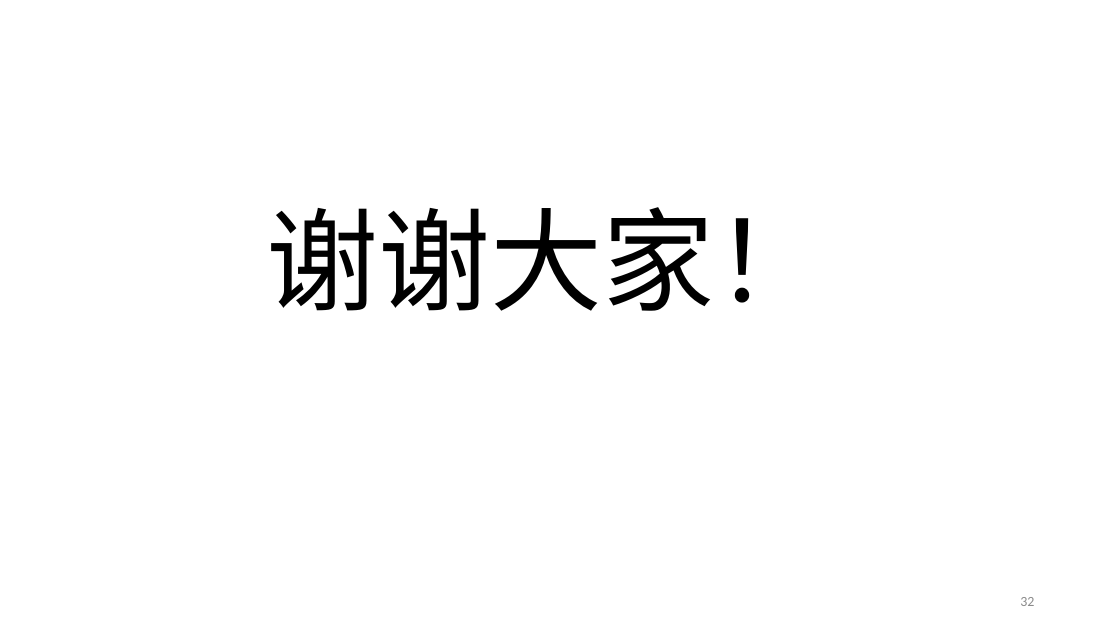
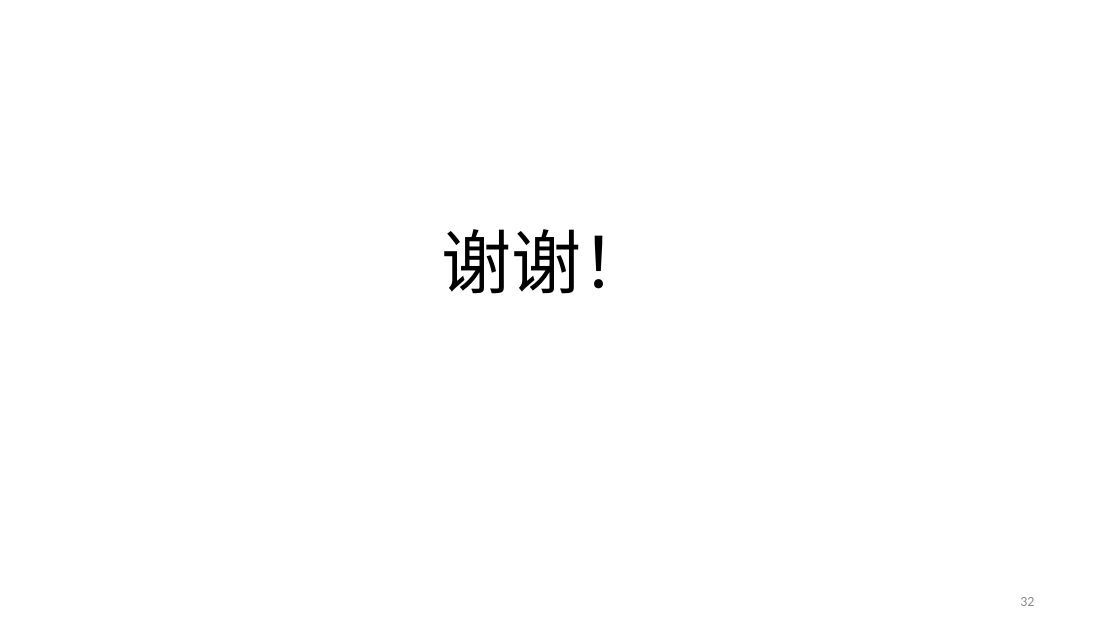
Before and after one commit to ReganHe/SharpUnitTest, a slide deck: slide 32 of MyUnitTest/Document/单元测试.pptx. Drawn at 1120x630 pixels with LibreOffice and Linux fonts; fonts in the diff are those of the drawing. Boxes give left, top, right and bottom in pixels: in the first picture for what was removed or moved away, otherwise in the second. Text is boxed around its words. In the diff, an @@ line names an element or a change of style, - is before the commit and + after.

```diff
--- a/MyUnitTest/Document/单元测试.pptx
+++ b/MyUnitTest/Document/单元测试.pptx
@@ title at bbox=[442, 229, 652, 294]: text changed; size 96 to 60 pt @@
-谢谢大家！
+谢谢！
```
Also in this commit, not shown: 2 other slides changed.
